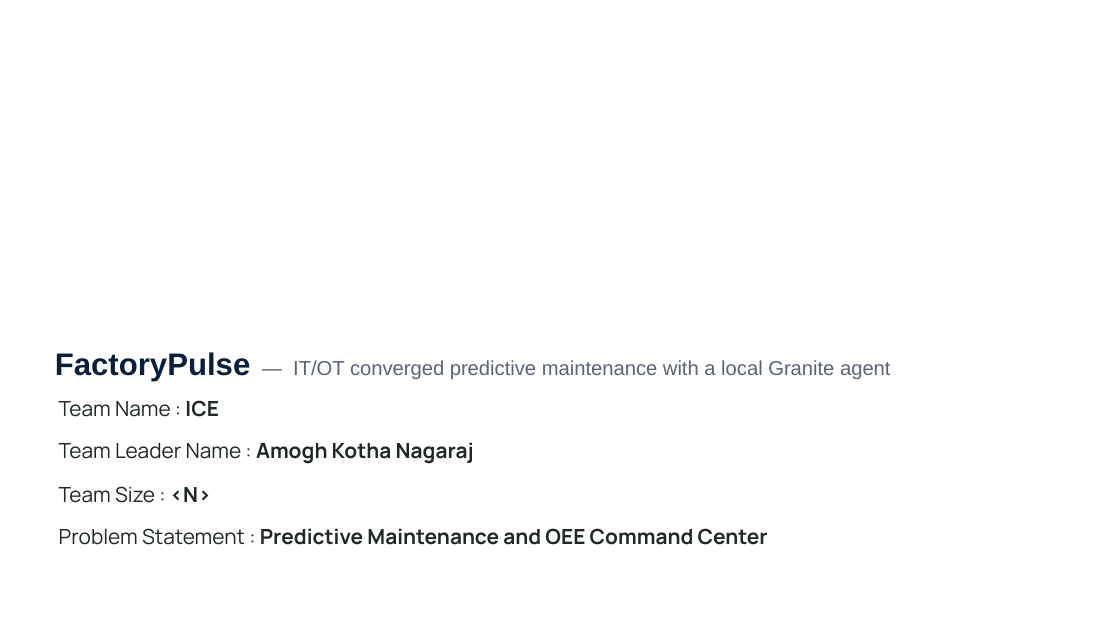
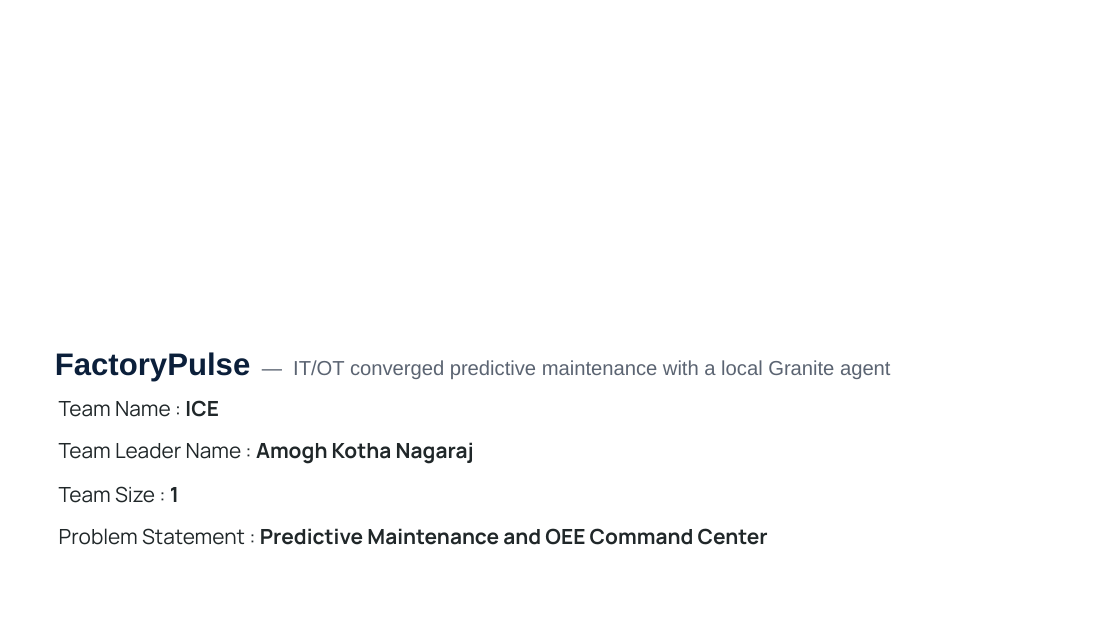
Before and after one commit to Amogh892/factorypulse-oee-command-center, a slide deck: slide 1 of docs/FactoryPulse_Submission_Deck.pptx. Drawn at 1120x630 pixels with LibreOffice and Linux fonts; fonts in the diff are those of the drawing; background and template pictures are left out. Boxes give left, top, right and bottom in pixels: in the first picture for what was removed or moved away, otherwise in the second. Text is boxed around its words. In the diff, an @@ line names an element or a change of style, - is before the commit and + after.

```diff
--- a/docs/FactoryPulse_Submission_Deck.pptx
+++ b/docs/FactoryPulse_Submission_Deck.pptx
@@ text at <box>59,486,179,503</box>: text changed @@
-Team Size : <N>
+Team Size : 1
```
Also in this commit, not shown: 1 other file.
